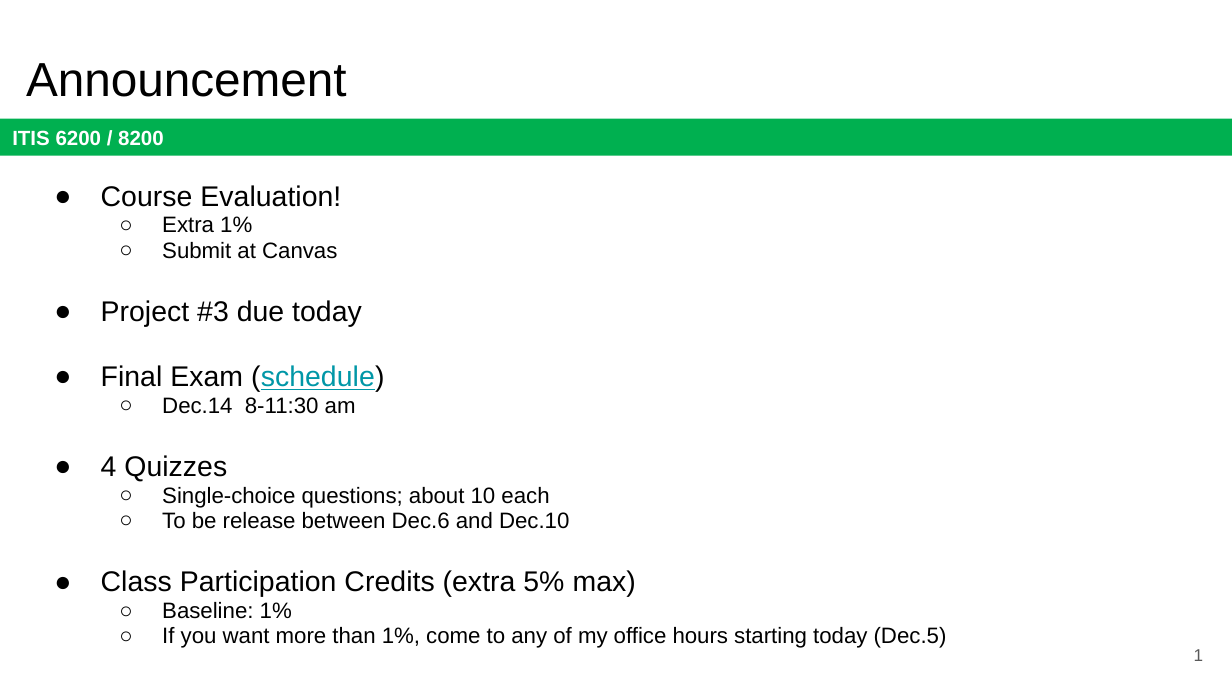
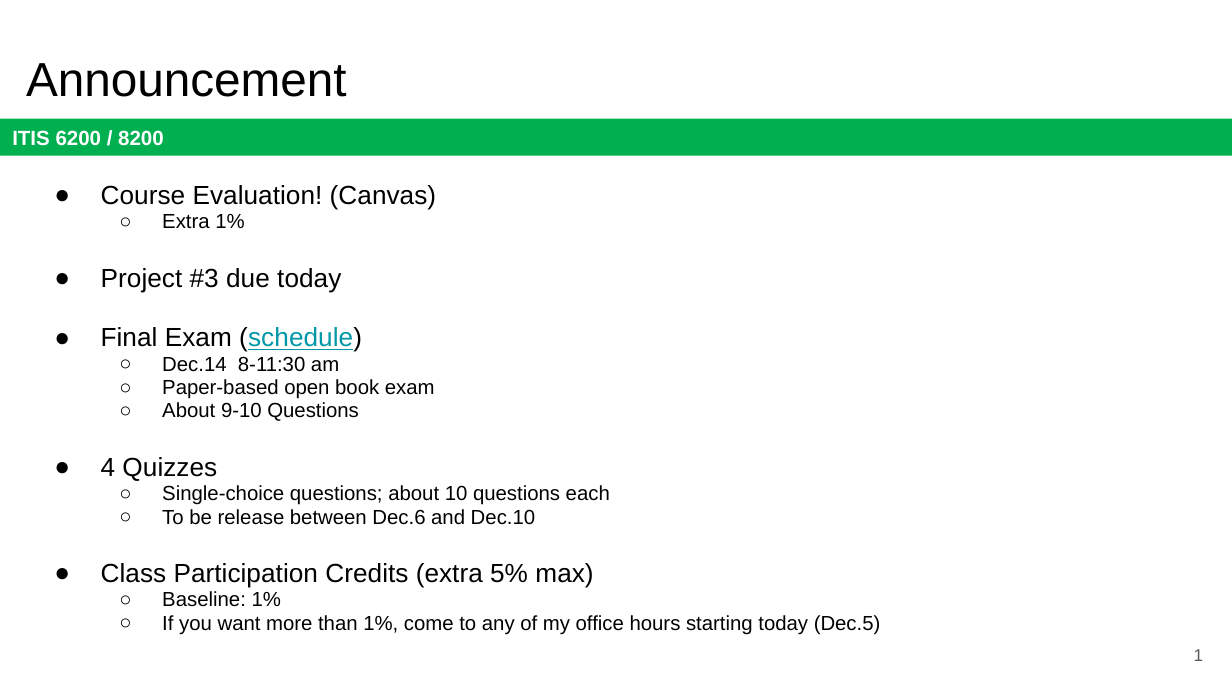
Before and after one commit to jx5c/github.io, a slide deck: slide 1 of teaching/ITIS6200/2023fa/lectures/final.review.pptx. Drawn at 1232x693 pixels with LibreOffice and Linux fonts; fonts in the diff are those of the drawing. Boxes give left, top, right and bottom in pixels: in the first picture for what was removed or moved away, otherwise in the second. Text is boxed around its words. In the diff, an @@ line names an element or a change of style, - is before the commit and + after.

```diff
--- a/teaching/ITIS6200/2023fa/lectures/final.review.pptx
+++ b/teaching/ITIS6200/2023fa/lectures/final.review.pptx
@@ text at [101, 185, 436, 209]: text changed; size 16.6 to 15.3 pt @@
-● Course Evaluation!
+● Course Evaluation! (Canvas)
@@ text at [101, 214, 881, 635]: size 12.9 to 11.9 pt in "Extra 1%", "Dec.14 8-11:30 am", "To be release between Dec.6 and Dec.10", "Baseline: 1%" and 1 more places; size 16.6 to 15.3 pt in "Project #3 due today", "Final Exam (schedule)", "4 Quizzes", "Class Participation Credits (extra 5% max)" @@
@@ text at [162, 242, 337, 259]: paragraph removed @@
-  ○ Submit at Canvas
@@ text at [162, 379, 435, 421]: paragraphs added @@
+  ○ Paper-based open book exam
+  ○ About 9-10 Questions
@@ text at [162, 485, 610, 505]: text changed; size 12.9 to 11.9 pt @@
-  ○ Single-choice questions; about 10 each
+  ○ Single-choice questions; about 10 questions each
```
Also in this commit, not shown: 10 other slides changed, 1 slide added, 1 slide removed, 2 other files.
